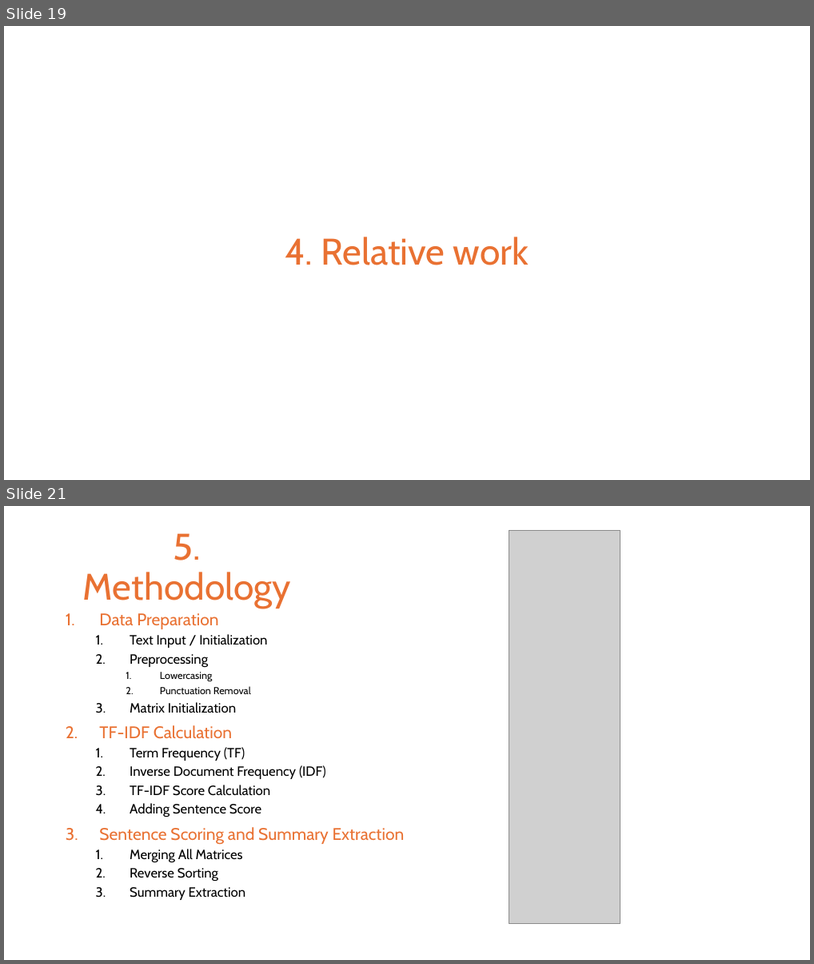
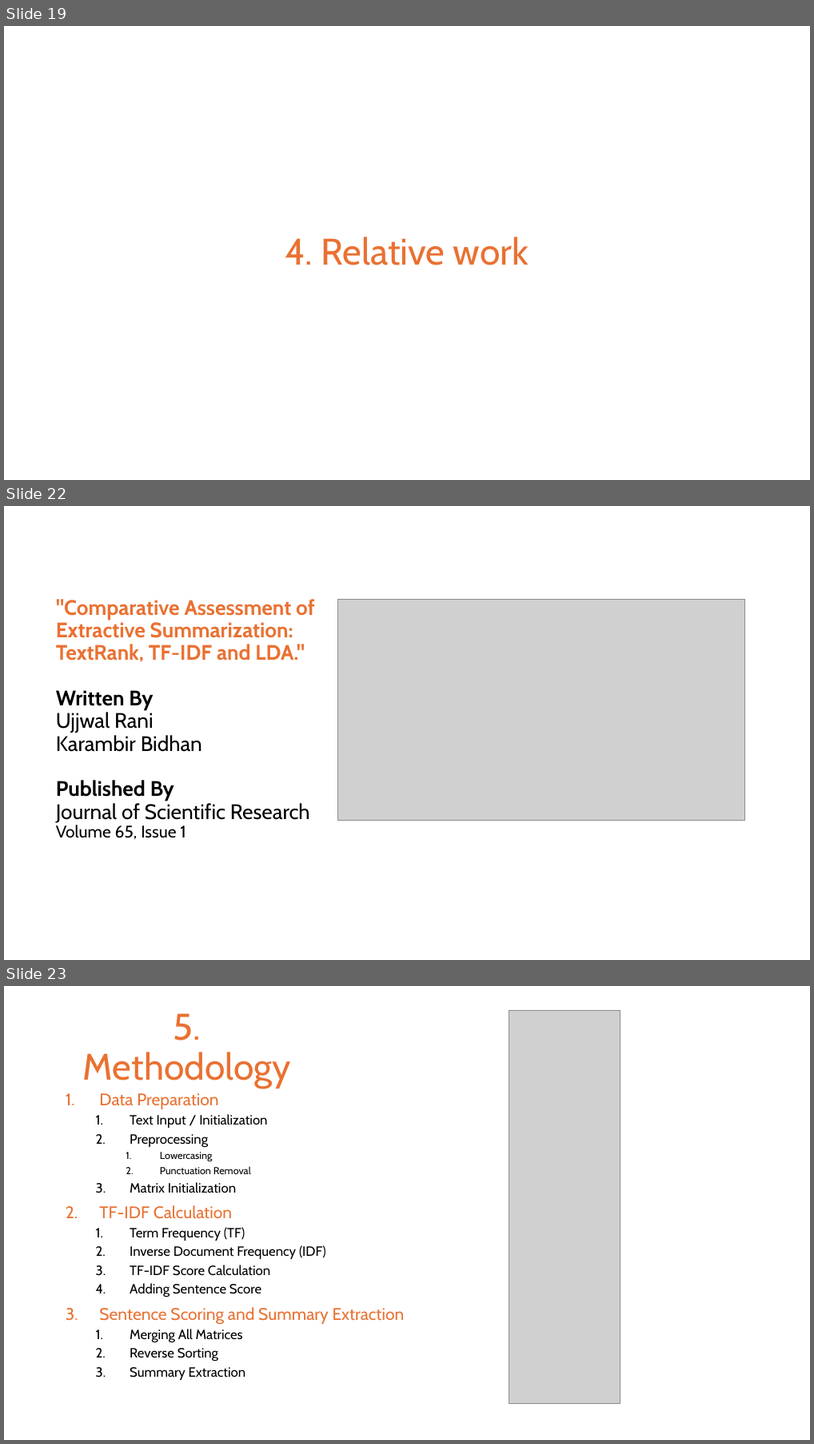
Before and after one commit to rayan2162/extractive_text_summarization_using_TF-IDF, a slide deck: presentation/Final_Presentation.pptx. Shown one above the other, each under a label of ours: slides 19 and 21 before the commit, slides 19, 22 and 23 after it; the slides between them are not shown. The pictures are 814x964 and 814x1444 pixels, drawn with LibreOffice and Linux fonts; fonts in the diff are those of the drawing; grey boxes stand for pictures. Boxes give left, top, right and bottom in pixels: in the first picture for what was removed or moved away, otherwise in the second. Text is boxed around its words. In the diff, an @@ line names an element or a change of style, - is before the commit and + after.

```diff
--- a/presentation/Final_Presentation.pptx
+++ b/presentation/Final_Presentation.pptx
@@ slide 22 added at (4,506,810,960), background #FFFFFF @@
@@ title added at (56,599,315,839), 25 pt, text #000000, bold @@
+"Comparative Assessment of Extractive Summarization: TextRank, TF-IDF and LDA."
+Written By
+Ujjwal Rani
+Karambir Bidhan
+Published By
+Journal of Scientific Research
+Volume 65, Issue 1
@@ picture added at (338,599,745,820) @@
@@ what was slide 21 is now slide 23 @@
```
Also in this commit, not shown: 1 slide changed, 1 other slide added.
